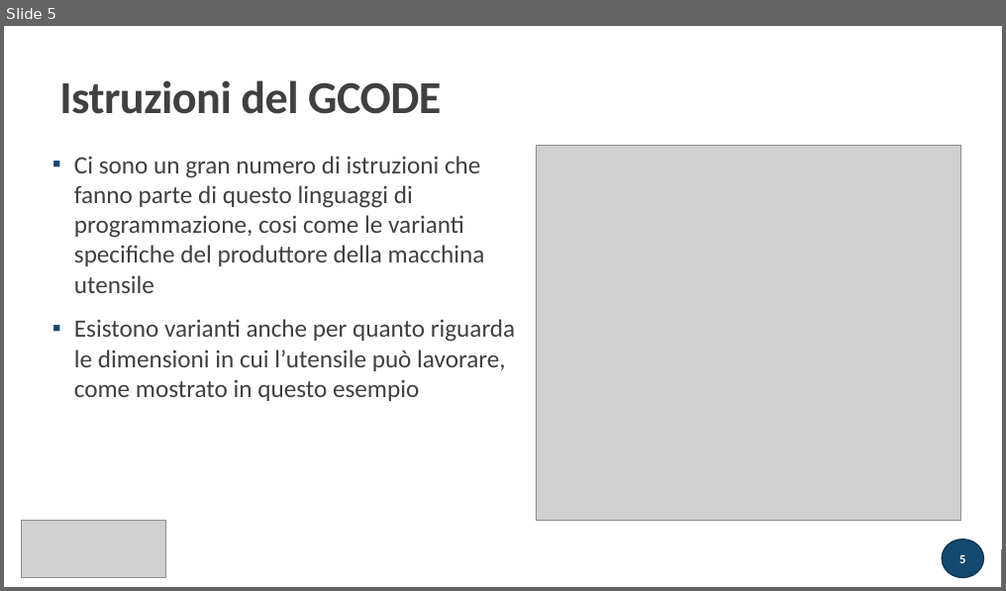
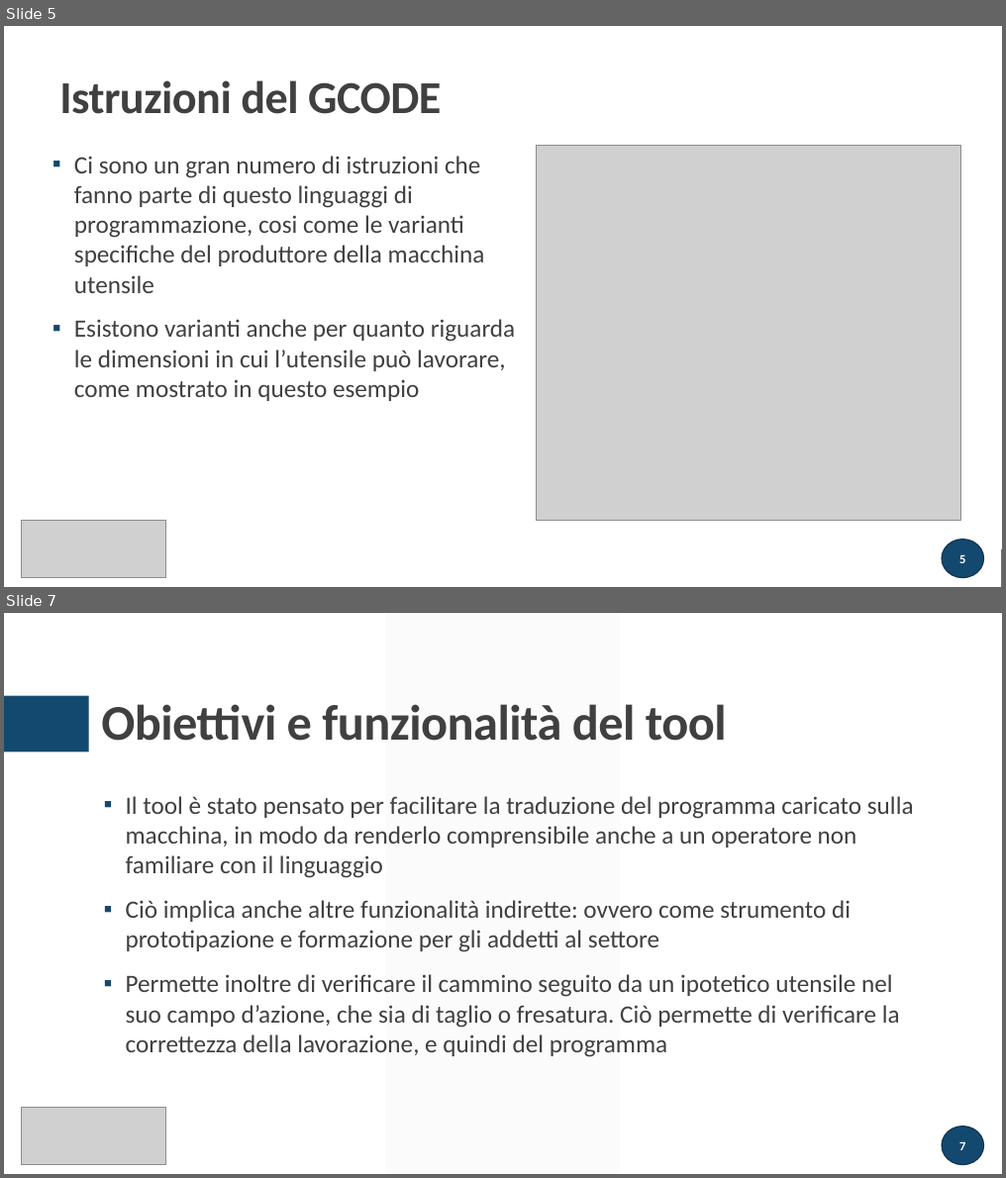
Before and after one commit to atusghen/GCODE, a slide deck: presentazione.pptx. Shown one above the other, each under a label of ours: slide 5 before the commit, slides 5 and 7 after it; the slides between them are not shown. The pictures are 1006x591 and 1006x1178 pixels, drawn with LibreOffice and Linux fonts; fonts in the diff are those of the drawing; grey boxes stand for pictures. Boxes give left, top, right and bottom in pixels: in the first picture for what was removed or moved away, otherwise in the second. Text is boxed around its words. In the diff, an @@ line names an element or a change of style, - is before the commit and + after.

```diff
--- a/presentazione.pptx
+++ b/presentazione.pptx
@@ slide 7 added at (x1=4, y1=613, x2=1002, y2=1174), background #FFFFFF @@
@@ parallelogram added at (x1=386, y1=613, x2=620, y2=1174), fill #F2F2F2 at 30% opacity @@
@@ rectangle added at (x1=4, y1=696, x2=88, y2=753), fill #14496F @@
@@ title added at (x1=101, y1=704, x2=727, y2=741), 48 pt, text #404040, bold @@
+Obiettivi e funzionalità del tool
@@ text added at (x1=126, y1=796, x2=914, y2=1058), 24 pt, text #404040 @@
+▪ Il tool è stato pensato per facilitare la traduzione del programma caricato sulla macchina, in modo da renderlo comprensibile anche a un operatore non familiare con il linguaggio
+▪ Ciò implica anche altre funzionalità indirette: ovvero come strumento di prototipazione e formazione per gli addetti al settore
+▪ Permette inoltre di verificare il cammino seguito da un ipotetico utensile nel suo campo d’azione, che sia di taglio o fresatura. Ciò permette di verificare la correttezza della lavorazione, e quindi del programma
@@ picture added at (x1=21, y1=1108, x2=166, y2=1165) @@
@@ page number added at (x1=943, y1=1127, x2=984, y2=1164), fill #14496F, outline #0F3652 1.25 pt, 12 pt, text #FFFFFF, bold @@
+7
```
Also in this commit, not shown: 5 slides changed, 1 other slide added, 1 slide removed, 1 other file.
